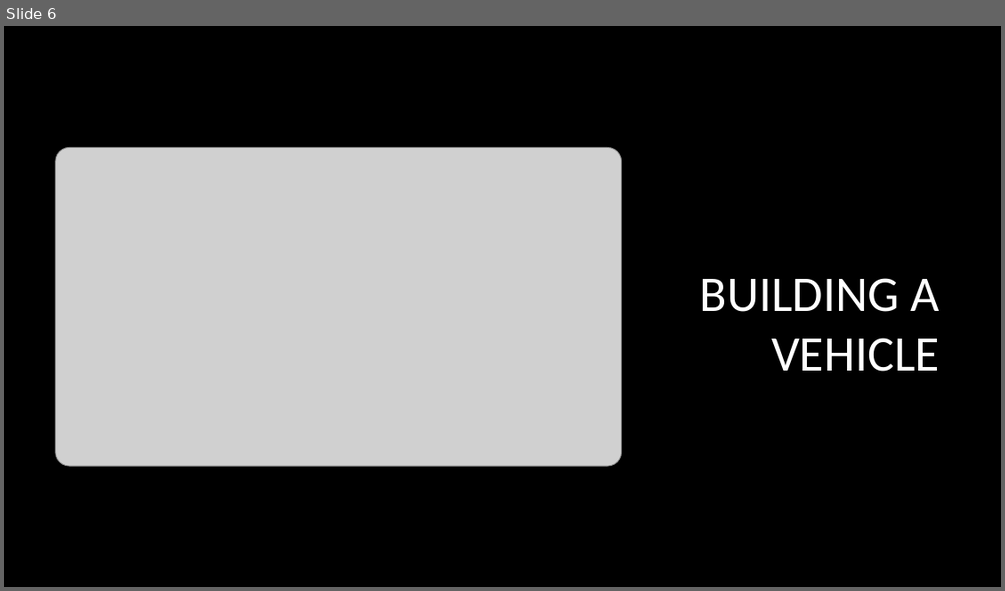
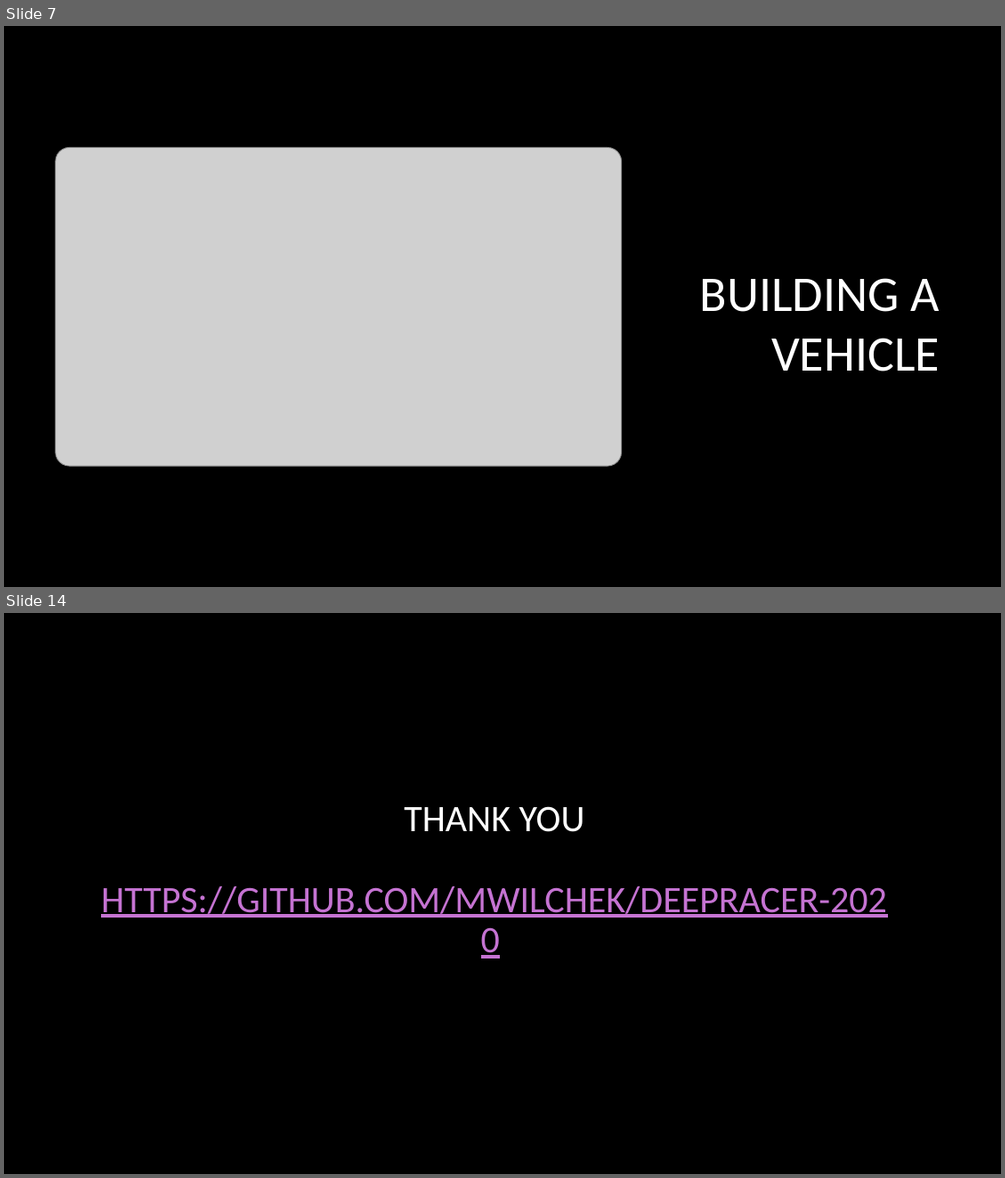
Before and after one commit to mwilchek/DeepRacer-2020, a slide deck: Final_Project_Presentation.pptx. Shown one above the other, each under a label of ours: slide 6 before the commit, slides 7 and 14 after it; the slides between them are not shown. The pictures are 1005x591 and 1005x1178 pixels, drawn with LibreOffice and Linux fonts; fonts in the diff are those of the drawing; grey boxes stand for pictures; background and template pictures are left out. Boxes give left, top, right and bottom in pixels: in the first picture for what was removed or moved away, otherwise in the second. Text is boxed around its words. In the diff, an @@ line names an element or a change of style, - is before the commit and + after.

```diff
--- a/Final_Project_Presentation.pptx
+++ b/Final_Project_Presentation.pptx
@@ slide 14 added at [4,613,1001,1174], background picture (left out) @@
@@ title added at [101,806,887,917], 36 pt, text #C573D2, underline @@
+THANK YOU
+HTTPS://GITHUB.COM/MWILCHEK/DEEPRACER-2020
@@ what was slide 6 is now slide 7 @@
```
Also in this commit, not shown: 1 slide changed, 7 other slides added, 4 slides removed.
